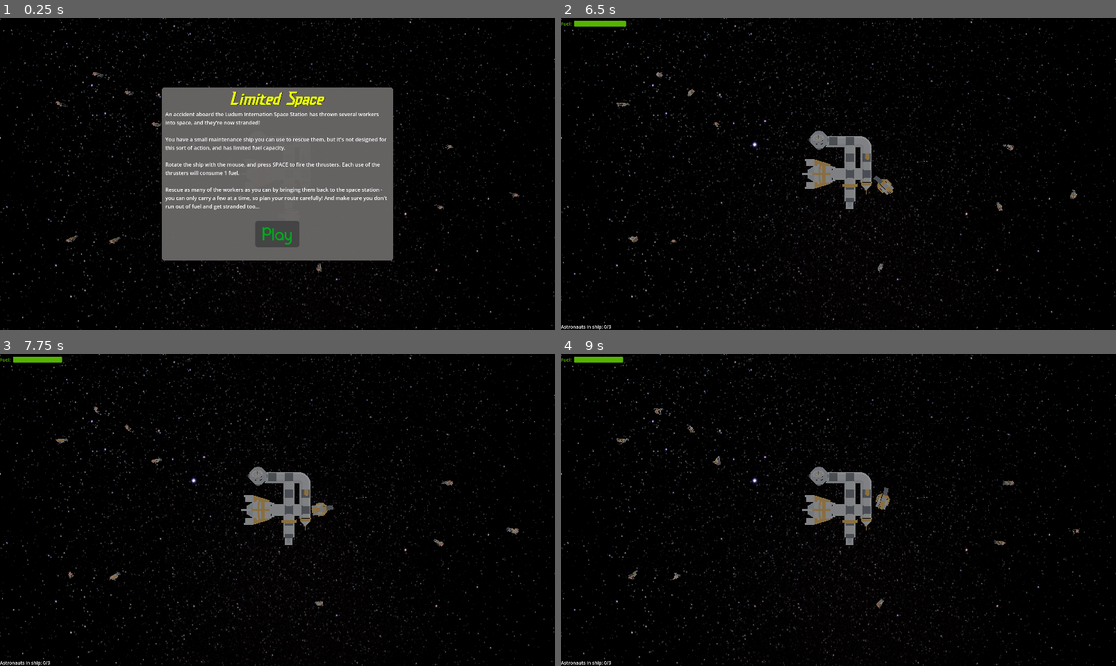
Above: before the commit, frames 1-4 (two rows, left to right).
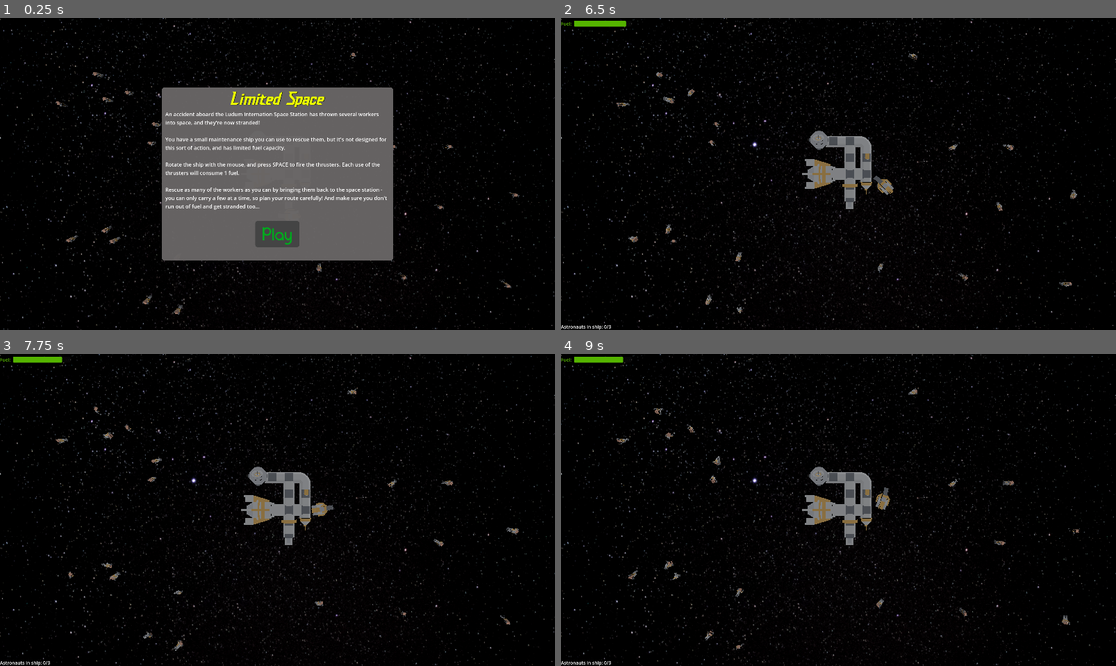
Above: after the commit, the same moments.

Repository: SiJiL82/limited-space
Game: Godot game, scene res://assets/Scenes/world.tscn
Two runs of this game, one before a commit and one after it. Both use one fixed random seed, a clock stepped at 60 frames per second and the inputs below.
Inputs (mouse positions are in pixels of both pictures, inside the frame that each line leads up to):
- Up to frame 1 (0.25 s): no input
- Up to frame 2 (6.5 s): click "Play" at 0.5 s; move the mouse to (960, 158) at 1.27 s; hold Space (thruster) 1.28-2.03 s; move the mouse to (727, 189) at 2.02 s; move the mouse to (894, 105) at 2.77 s; hold Space (thruster) 2.78-4.28 s; move the mouse to (810, 236) at 3.52 s; move the mouse to (1005, 220) at 4.27 s; move the mouse to (672, 127) at 5.02 s; move the mouse to (866, 174) at 5.77 s
- Up to frame 3 (7.75 s): move the mouse to (194, 432) at 6.52 s; hold Space (thruster) from 6.53 s (still down); move the mouse to (399, 494) at 7.27 s
- Up to frame 4 (9 s): move the mouse to (727, 525) at 8.02 s; move the mouse to (894, 441) at 8.77 s; release Space (thruster) at 8.78 s

The runs differ from the first frame. In frame 1, 0.2% of the frame differs, in the area x 18-93%, y 11-96%; in frame 2, 0.2%, in the area x 18-93%, y 11-95%; in frame 3, 0.2%; in frame 4, 0.2%.

Commit message:
Fix astronaut collision

Diff:
--- a/assets/Scenes/astronaut_floating.tscn
+++ b/assets/Scenes/astronaut_floating.tscn
@@ -137,6 +137,9 @@
 "spinning": SubResource("Animation_c64mq")
 }
 
+[sub_resource type="BoxShape3D" id="BoxShape3D_2gvc1"]
+size = Vector3(0.304473, 0.840601, 0.280216)
+
 [node name="astronautFloating" type="Node3D"]
 transform = Transform3D(8, 0, 0, 0, 8, 0, 0, 0, 8, 0, 0, 0)
 script = ExtResource("1_o81us")
@@ -155,4 +158,11 @@
 "": SubResource("AnimationLibrary_7cn42")
 }
 
+[node name="Area3D" type="Area3D" parent="astronautA"]
+
+[node name="CollisionShape3D" type="CollisionShape3D" parent="astronautA/Area3D"]
+shape = SubResource("BoxShape3D_2gvc1")
+
+[connection signal="body_entered" from="astronautA/Area3D" to="." method="_on_area_3d_body_entered"]
+
 [editable path="astronautA"]
--- a/assets/Scenes/world.tscn
+++ b/assets/Scenes/world.tscn
@@ -45,12 +45,12 @@
 [sub_resource type="BoxShape3D" id="BoxShape3D_rm0l6"]
 size = Vector3(16.2607, 8.44483, 13.8334)
 
-[sub_resource type="ConvexPolygonShape3D" id="ConvexPolygonShape3D_tssb0"]
+[sub_resource type="BoxShape3D" id="BoxShape3D_vgs4s"]
 
 [node name="World" type="Node3D" node_paths=PackedStringArray("player", "player_spawn")]
 transform = Transform3D(1, 0, 0, 0, 1, 0, 0, 0, 1, 0.57782, 0, 0.176666)
 script = ExtResource("1_mp68m")
-num_astronauts = 10
+num_astronauts = 20
 player = NodePath("Player")
 player_spawn = NodePath("SpaceStation/PlayerSpawn")
 
@@ -233,7 +233,7 @@
 
 [node name="space_station" parent="SpaceStation" instance=ExtResource("8_jqhqs")]
 transform = Transform3D(12, 0, 0, 0, 12, 0, 0, 0, 12, 8.34704, 0, 0)
-shape = SubResource("ConvexPolygonShape3D_tssb0")
+shape = SubResource("BoxShape3D_vgs4s")
 
 [node name="PlayerSpawn" type="Node3D" parent="SpaceStation"]
 transform = Transform3D(1, 0, 0, 0, 1, 0, 0, 0, 1, 8.18587, 0, 30.1377)
--- a/project.godot
+++ b/project.godot
@@ -17,7 +17,6 @@
 
 [autoload]
 
-Global="*res://scripts/Global.gd"
 Messenger="*res://scripts/Messenger.gd"
 
 [display]
--- a/scripts/Astronaut.gd
+++ b/scripts/Astronaut.gd
@@ -9,7 +9,5 @@
 func _process(_delta):
 	rotate_object_local(rotate_direction, rotate_speed)
 
-func _board_player_ship(ship:Node3D):
-	print("Hit astronaut")
-	if ship.pickup_astronaut():
-		get_owner().queue_free()
+func _on_area_3d_body_entered(_body):
+	Messenger.ASTRONAUT_COLLIDED.emit(self)
--- a/scripts/AstronautsPickedUpLabel.gd
+++ b/scripts/AstronautsPickedUpLabel.gd
@@ -5,7 +5,7 @@
 var text_prefix: String = "Astronauts in ship: "
 
 func _ready():
-	Messenger.PLAYER_PICKEDUPASTRONAUT.connect(update_label)
+	Messenger.STORAGE_VALUECHANGED.connect(update_label)
 	update_label()
 
 func update_label():
--- a/scripts/Messenger.gd
+++ b/scripts/Messenger.gd
@@ -5,3 +5,5 @@
 signal STARTPANEL_STARTGAME()
 signal PLAYER_THRUSTAPPLIED()
 signal PLAYER_PICKEDUPASTRONAUT()
+signal ASTRONAUT_COLLIDED(_value)
+signal STORAGE_VALUECHANGED(_value)
--- a/scripts/Player.gd
+++ b/scripts/Player.gd
@@ -12,6 +12,7 @@
 func _ready():
 	fuel = get_node("Fuel")
 	Messenger.STARTPANEL_STARTGAME.connect(func(): game_active = true)
+	Messenger.ASTRONAUT_COLLIDED.connect(pickup_astronaut)
 
 func _physics_process(_delta):
 	if game_active:
@@ -37,8 +38,7 @@
 	apply_impulse(-global_transform.basis.z * thrust)
 	Messenger.PLAYER_THRUSTAPPLIED.emit()
 
-func pickup_astronaut() -> bool:
+func pickup_astronaut(astronaut):
 	if storage.has_space():
 		Messenger.PLAYER_PICKEDUPASTRONAUT.emit()
-		return true
-	return false
+		astronaut.queue_free()
--- a/scripts/Storage.gd
+++ b/scripts/Storage.gd
@@ -5,7 +5,12 @@
 var value = 0
 
 func _ready():
-	Messenger.PLAYER_PICKEDUPASTRONAUT.connect(func(): value += 1)
+	value = 0
+	Messenger.PLAYER_PICKEDUPASTRONAUT.connect(increment_value)
+
+func increment_value():
+	value += 1
+	Messenger.STORAGE_VALUECHANGED.emit()
 
 func has_space() -> bool:
 	if value < capacity:
Not shown: 1 places in assets/Scenes/astronaut_floating.tscn that only renumber resources
